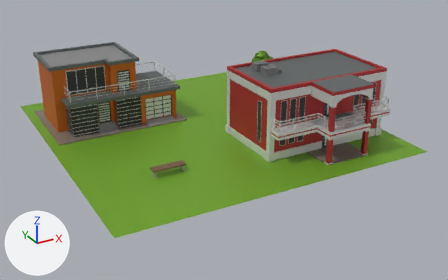
What one commit did to the glTF model js/clusters/remix-residential-court.glb.
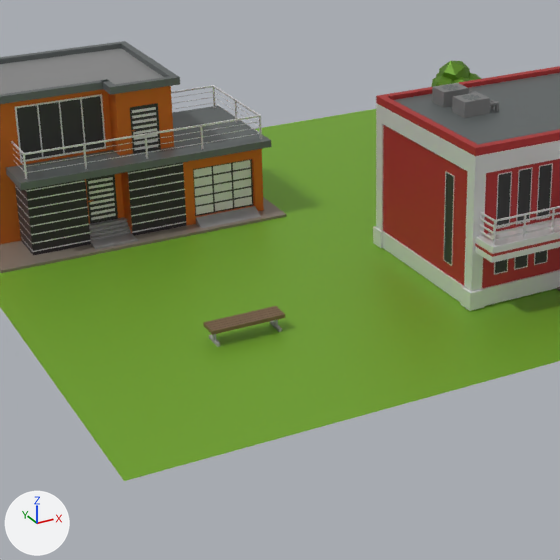
There are two pictures of each version: one whole from a 50 mm camera at (-24.9, -78.4, 31.7) aimed at (10.9, -13.3, -0.8), one close up on the part from 13% to 69% of the width and 8% to 98% of the height. The axes (+X, +Y, +Z) are drawn at lower left. The lights are the same throughout. The first two pictures are the older version. Where no turn or scale is listed for an object, it has been applied to the vertices.

The scene before the commit, as lines of its bpy script (objects in view):
```python
me_mesh_2 = bpy.data.meshes.new('Mesh_2')
me_mesh_2.from_pydata(...)  # 942 vertices, 1568 faces; spans x -8.6..8.7, y -7.0..7.4, z -0.1..9.5
me_mesh_2.materials.append(mat_building_house_03_color01)  # picture img_image_2
me_mesh_3 = bpy.data.meshes.new('Mesh_3')
me_mesh_3.from_pydata(...)  # 248 vertices, 444 faces; spans x -2.35..2.61, y -2.55..2.6, z 0.0..6.12
me_mesh_3.materials.append(mat_defaultmaterial)  # picture img_image_0
me_mesh_4 = bpy.data.meshes.new('Mesh_4')
me_mesh_4.from_pydata(...)  # a box spanning x -1.77..-1.61, y -0.08..0.08, z 0.15..0.73; a box spanning x -1.77..-1.61, y -0.55..0.56, z 0.0..0.16; a box spanning x 1.62..1.78, y -0.55..0.56, z 0.0..0.16; a box spanning x 1.62..1.78, y -0.08..0.08, z 0.15..0.73; a box spanning x -2.0..2.0, y -0.56..0.56, z 0.72..0.92
me_mesh_4.materials.append(mat_props_props_01_002)  # picture img_image_3
ob_building_house_03_color01_cylinder_000 = bpy.data.objects.new('Building_House_03_color01_Cylinder.000', me_mesh_2)
ob_building_house_03_color01_cylinder_000.location = (19.92, -20.18, 0.06)
ob_natures_big_tree_mesh_008 = bpy.data.objects.new('Natures_Big Tree_Mesh.008', me_mesh_3)
ob_natures_big_tree_mesh_008.location = (24.87, -0.03, 0.0)
ob_props_bench_1_cube_023 = bpy.data.objects.new('Props_Bench_1_Cube.023', me_mesh_4)
ob_props_bench_1_cube_023.location = (0.0, -20.0, 0.0)
# also in view: 'Natures_Grass Tile_Plane.010' at (10.0, -10.0, 0.0); 'Building_House_02_color01_Cube.029' at (0.0, 0.0, 4.5)
```
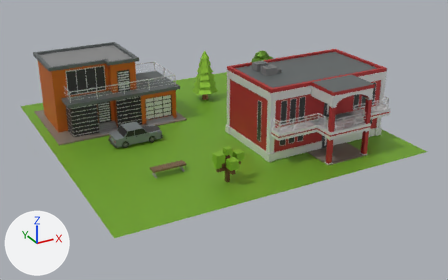
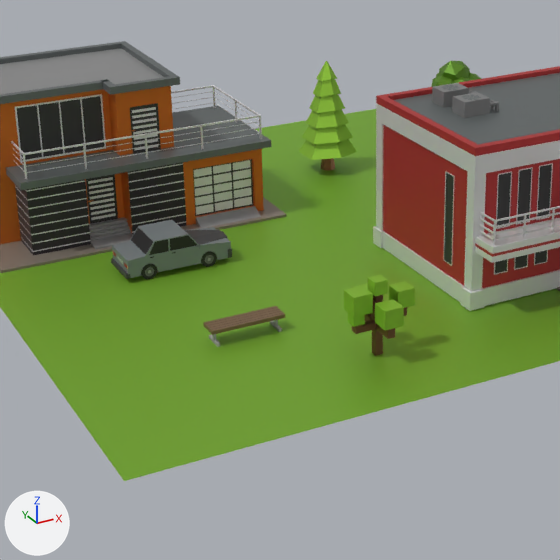
Diff of the bpy script that builds the scene:
```diff
--- a/js/clusters/remix-residential-court.glb.py
+++ b/js/clusters/remix-residential-court.glb.py
@@ img_image_4 @@
+img_image_4 = load_image('Image_4', '_unpacked/Image_4', 512, 512, 'sRGB')
@@ mat_car @@
+mat_car = principled_material('Car')
+mat_car.texture = img_image_4
+mat_car.metallic = 0.5
@@ me_mesh_7 @@
+me_mesh_7.from_pydata(...)  # 136 vertices, 244 faces; spans x -1.57..1.83, y -1.62..1.58, z 0.0..4.03
+me_mesh_7.materials.append(mat_defaultmaterial)  # picture img_image_0
@@ me_mesh_6 @@
+me_mesh_6.from_pydata(...)  # 96 vertices, 184 faces; spans x -1.7..1.7, y -1.96..1.96, z 0.0..7.35
+me_mesh_6.materials.append(mat_defaultmaterial)  # picture img_image_0
@@ me_mesh_5 @@
+me_mesh_5.from_pydata(...)  # 396 vertices, 744 faces; spans x -3.35..2.97, y -1.48..1.48, z 0.0..2.19
+me_mesh_5.materials.append(mat_car)  # picture img_image_4
@@ ob_natures_cube_tree_cube_017 @@
+ob_natures_cube_tree_cube_017 = bpy.data.objects.new('Natures_Cube Tree_Cube.017', me_mesh_7)
+ob_natures_cube_tree_cube_017.location = (4.87, -24.98, 0.0)
@@ ob_natures_fir_tree_cylinder_004 @@
+ob_natures_fir_tree_cylinder_004 = bpy.data.objects.new('Natures_Fir Tree_Cylinder.004', me_mesh_6)
+ob_natures_fir_tree_cylinder_004.location = (15.0, 0.0, 0.0)
@@ ob_vehicle_car_cube_050 @@
+ob_vehicle_car_cube_050 = bpy.data.objects.new('Vehicle_Car_Cube.050', me_mesh_5)
+ob_vehicle_car_cube_050.location = (0.19, -10.0, 0.0)
```

Location of each change, (x1, y1, x2, y2) in pixels of the close-ups (560 x 560 px):
'Vehicle_Car_Cube.050', added
    after: (111, 220, 232, 279)
'Natures_Cube Tree_Cube.017', added (green)
    after: (344, 275, 415, 356)
'Natures_Fir Tree_Cylinder.004', added (green)
    after: (299, 61, 357, 170)
